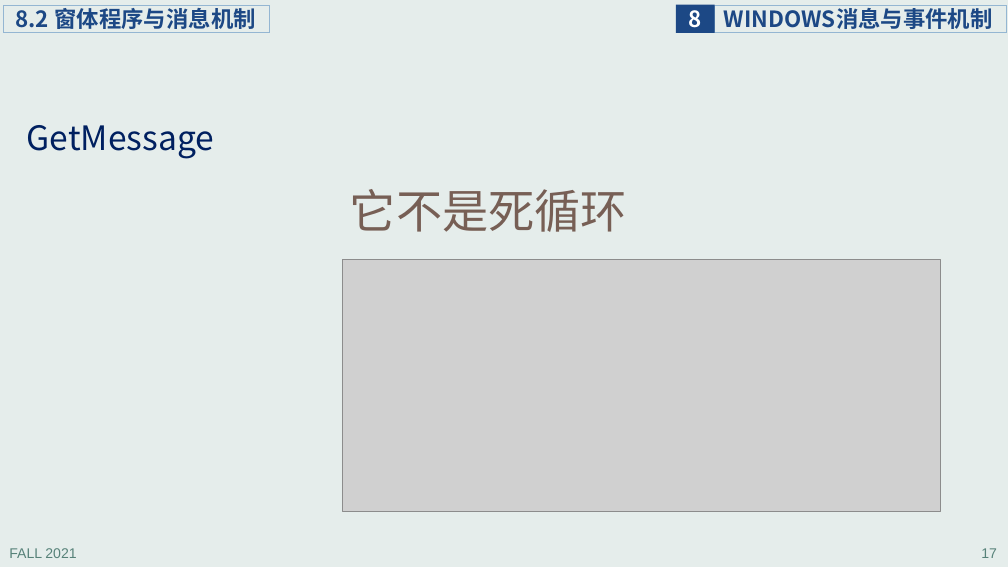
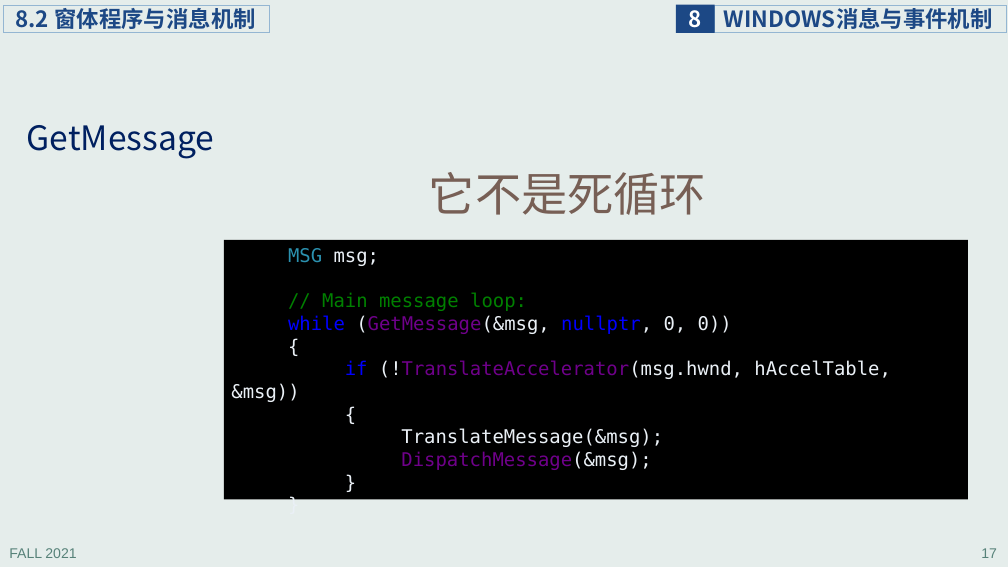
Before and after one commit to principleWindows/win-principle-2021, a slide deck: slide 17 of slides/instruction/principleWindows_8.pptx. Drawn at 1008x567 pixels with LibreOffice and Linux fonts; fonts in the diff are those of the drawing; grey boxes stand for pictures. Boxes give left, top, right and bottom in pixels: in the first picture for what was removed or moved away, otherwise in the second. Text is boxed around its words. In the diff, an @@ line names an element or a change of style, - is before the commit and + after.

```diff
--- a/slides/instruction/principleWindows_8.pptx
+++ b/slides/instruction/principleWindows_8.pptx
@@ text "它不是死循环": place and size @@
-text "它不是死循环" at <box>350,189,627,232</box>
+text "它不是死循环" at <box>429,172,706,215</box>
@@ rectangle added at <box>224,240,968,499</box>, fill #000000, 18 pt, text #EAF0F6 @@
+MSG msg;
+// Main message loop:
+while (GetMessage(&msg, nullptr, 0, 0))
+{
+if (!TranslateAccelerator(msg.hwnd, hAccelTable, &msg))
+{
+TranslateMessage(&msg);
+DispatchMessage(&msg);
+}
+}
@@ picture removed at <box>343,259,941,511</box> @@
```
Also in this commit, not shown: 12 other slides changed, 1 slide added, 1 slide removed, 9 other files.
